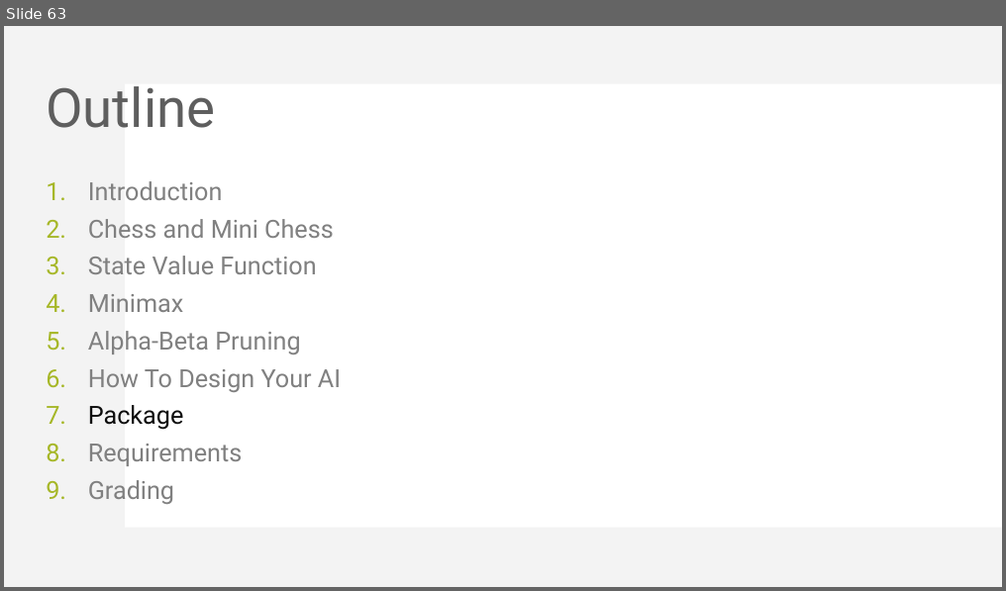
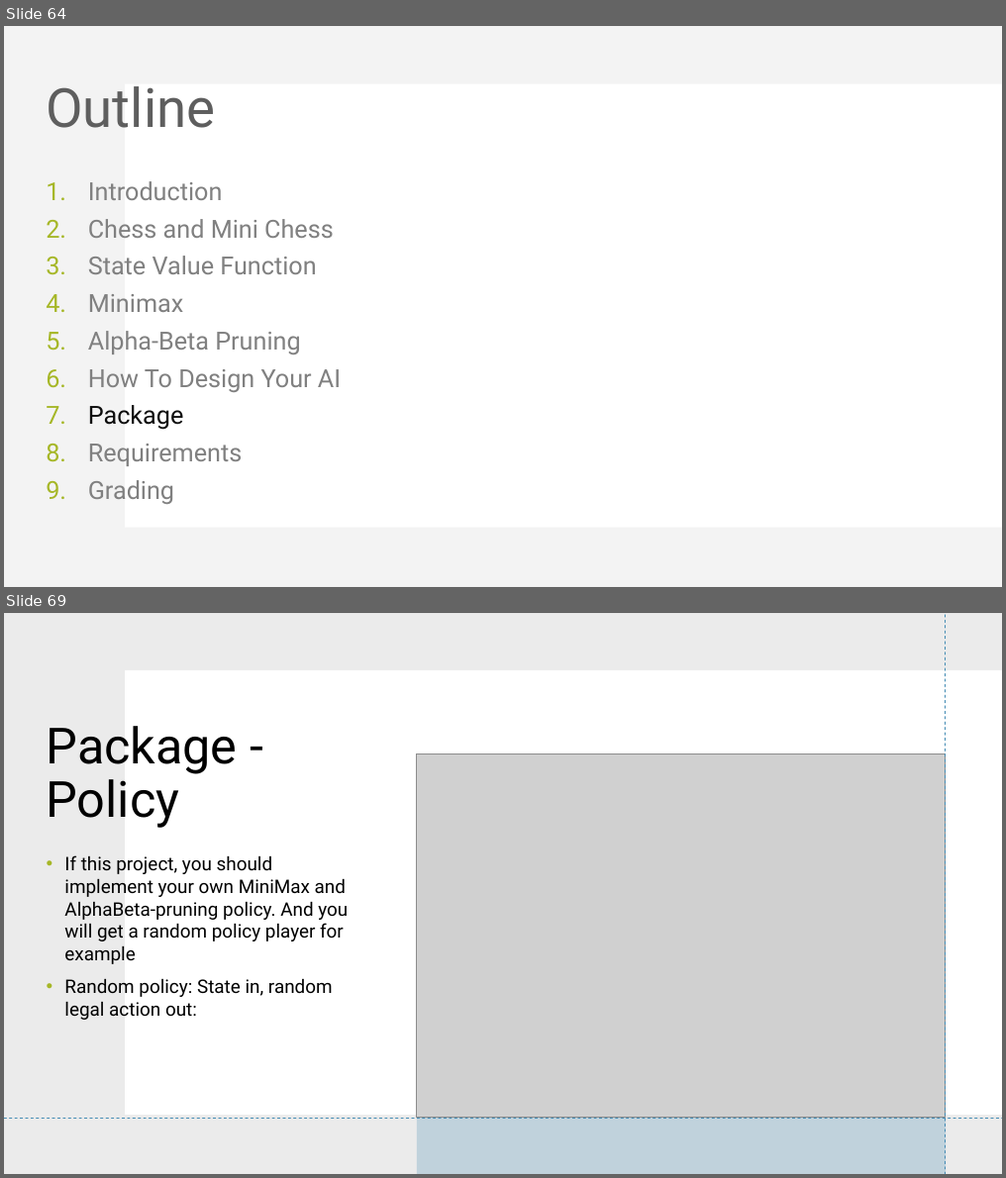
Before and after one commit to KohakuBlueleaf/MiniChess, a slide deck: document/Mini Project 3 introduction.pptx. Shown one above the other, each under a label of ours: slide 63 before the commit, slides 64 and 69 after it; the slides between them are not shown. The pictures are 1006x591 and 1006x1178 pixels, drawn with LibreOffice and Linux fonts; fonts in the diff are those of the drawing; grey boxes stand for pictures. Boxes give left, top, right and bottom in pixels: in the first picture for what was removed or moved away, otherwise in the second. Text is boxed around its words. In the diff, an @@ line names an element or a change of style, - is before the commit and + after.

```diff
--- a/document/Mini Project 3 introduction.pptx
+++ b/document/Mini Project 3 introduction.pptx
@@ slide 69 added at (x1=4, y1=613, x2=1002, y2=1174), background #FFFFFF; not listed: 2 template elements that a slide beside it also shows @@
@@ rectangle added at (x1=4, y1=613, x2=1002, y2=1174), fill #DDDDDD at 35% opacity @@
@@ line added from (945, 1174) to (945, 614), #418AB3 0.75 pt dashed @@
@@ rectangle added at (x1=126, y1=670, x2=1002, y2=1115), fill #FFFFFF @@
@@ title added at (x1=47, y1=726, x2=238, y2=828), 48 pt, text #000000 @@
+Package - Policy
@@ picture added at (x1=417, y1=754, x2=945, y2=1118) @@
@@ text added at (x1=64, y1=856, x2=348, y2=1020), 18 pt, text #000000 @@
+• If this project, you should implement your own MiniMax and AlphaBeta-pruning policy. And you will get a random policy player for example
+• Random policy: State in, random legal action out:
@@ rectangle added at (x1=417, y1=1111, x2=945, y2=1174), fill #418AB3 at 25% opacity @@
@@ line added from (4, 1118) to (1002, 1118), #418AB3 0.75 pt dashed @@
@@ what was slide 63 is now slide 64 @@
```
Also in this commit, not shown: 3 slides changed, 18 other slides added, 1 other file.
